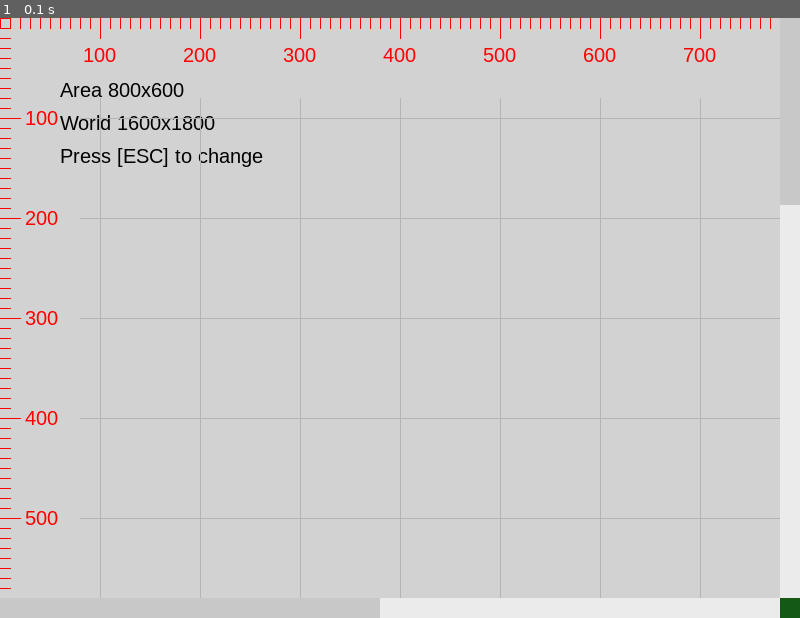
Above: before the commit, frame 1.
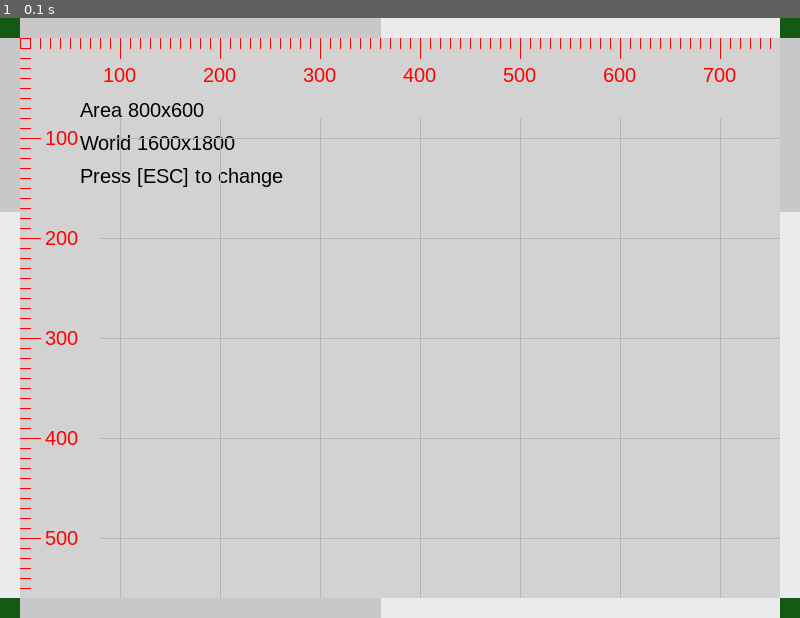
Above: after the commit, the same moment.

Repository: ppizarror/pygame-menu
Game: pygame game, started from pygameMenu/examples/scroll_area.py
The game is run twice, just before and just after one commit, with the same random seed, the same clock (stepped at 60 frames per second) and the same inputs.
Inputs:
- Up to frame 1 (0.1 s): no input

The runs differ from the first frame. In frame 1, 9.1% of the frame differs, in the area x 0-100%, y 0-100%.

Commit message:
Update examples for scroll area and menu

Diff:
--- a/pygameMenu/examples/scroll_area.py
+++ b/pygameMenu/examples/scroll_area.py
@@ -38,7 +38,7 @@
 from pygameMenu.scrollarea import ScrollArea
 
 
-FPS = 60.0
+FPS = 30.0
 W_SIZE = 800  # Width of window size
 H_SIZE = 600  # Height of window size
 COLOR_BACKGROUND = (128, 230, 198)
@@ -131,10 +131,10 @@
 
     area = ScrollArea(W_SIZE,
                       H_SIZE,
-                      # scrollbars=(locals.POSITION_SOUTH,
-                      #             locals.POSITION_EAST,
-                      #             locals.POSITION_WEST,
-                      #             locals.POSITION_NORTH)
+                      scrollbars=(locals.POSITION_SOUTH,
+                                  locals.POSITION_EAST,
+                                  locals.POSITION_WEST,
+                                  locals.POSITION_NORTH)
                       )
 
     worlds = iter_world(area)
--- a/pygameMenu/examples/scroll_menu.py
+++ b/pygameMenu/examples/scroll_menu.py
@@ -35,7 +35,7 @@
 import pygameMenu
 from functools import partial
 
-FPS = 60.0
+FPS = 15.0
 H_SIZE = 600  # Height of window size
 W_SIZE = 800  # Width of window size
 COLOR_BACKGROUND = (128, 230, 198)
@@ -51,17 +51,19 @@
 
 def make_long_menu(surface):
     # Main menu, pauses execution of the application
-    _menu = pygameMenu.Menu(surface,
-                            font=pygameMenu.font.FONT_COMIC_NEUE,
-                            bgfun=partial(paint_background, surface),
-                            menu_alpha=90,
-                            menu_color=(188, 200, 108),
-                            menu_color_title=(100, 130, 98),
-                            onclose=pygameMenu.events.EXIT,
-                            title='Main Menu',
-                            window_height=H_SIZE,
-                            window_width=W_SIZE
-                            )
+    _menu = pygameMenu.ScrollMenu(surface,
+                                  font=pygameMenu.font.FONT_COMIC_NEUE,
+                                  bgfun=partial(paint_background, surface),
+                                  menu_alpha=80,
+                                  menu_color=(188, 200, 108),
+                                  menu_color_title=(100, 130, 98),
+                                  onclose=pygameMenu.events.EXIT,
+                                  title='Main Menu',
+                                  window_height=H_SIZE,
+                                  window_width=W_SIZE,
+                                  fps=FPS
+                                  )
+
     label = 'Button n°{}'
     for i in range(1, 20):
         txt = label.format(i)
--- a/pygameMenu/scrollarea.py
+++ b/pygameMenu/scrollarea.py
@@ -33,7 +33,7 @@
 import pygame as _pygame
 import pygameMenu.config as _cfg
 import pygameMenu.locals as _locals
-from pygameMenu.widgets import ScrollBar
+from pygameMenu.widgets import ScrollBar as _ScrollBar
 
 
 class ScrollArea(object):
@@ -68,21 +68,21 @@
 
         for pos in self._scrollbar_positions:
             if pos == _locals.POSITION_EAST or pos == _locals.POSITION_WEST:
-                sbar = ScrollBar(self._view_rect.height, (0, max(1, self.get_hidden_height())),
-                                 orientation=_locals.ORIENTATION_VERTICAL,
-                                 slider_pad=scrollbar_slider_pad,
-                                 slider_color=scrollbar_slider_color,
-                                 page_ctrl_thick=scrollbar_thick,
-                                 page_ctrl_color=scrollbar_color,
-                                 onchange=self._on_vertical_scroll)
+                sbar = _ScrollBar(self._view_rect.height, (0, max(1, self.get_hidden_height())),
+                                  orientation=_locals.ORIENTATION_VERTICAL,
+                                  slider_pad=scrollbar_slider_pad,
+                                  slider_color=scrollbar_slider_color,
+                                  page_ctrl_thick=scrollbar_thick,
+                                  page_ctrl_color=scrollbar_color,
+                                  onchange=self._on_vertical_scroll)
             else:
-                sbar = ScrollBar(self._view_rect.width, (0, max(1, self.get_hidden_width())),
-                                 orientation=_locals.ORIENTATION_HORIZONTAL,
-                                 slider_pad=scrollbar_slider_pad,
-                                 slider_color=scrollbar_slider_color,
-                                 page_ctrl_thick=scrollbar_thick,
-                                 page_ctrl_color=scrollbar_color,
-                                 onchange=self._on_horizontal_scroll)
+                sbar = _ScrollBar(self._view_rect.width, (0, max(1, self.get_hidden_width())),
+                                  orientation=_locals.ORIENTATION_HORIZONTAL,
+                                  slider_pad=scrollbar_slider_pad,
+                                  slider_color=scrollbar_slider_color,
+                                  page_ctrl_thick=scrollbar_thick,
+                                  page_ctrl_color=scrollbar_color,
+                                  onchange=self._on_horizontal_scroll)
 
             sbar.set_shadow(enabled=shadow,
                             color=shadow_color,
